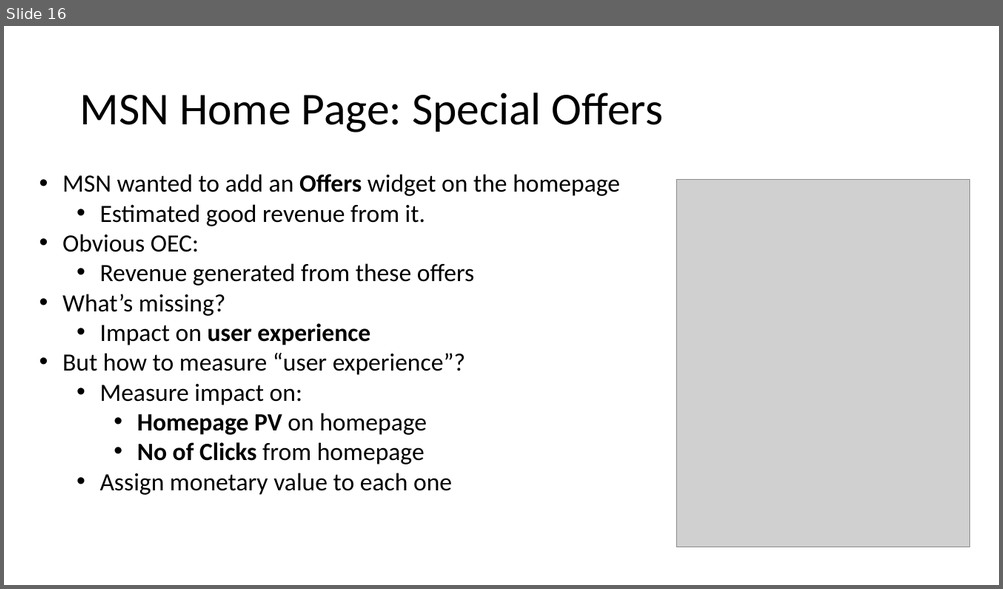
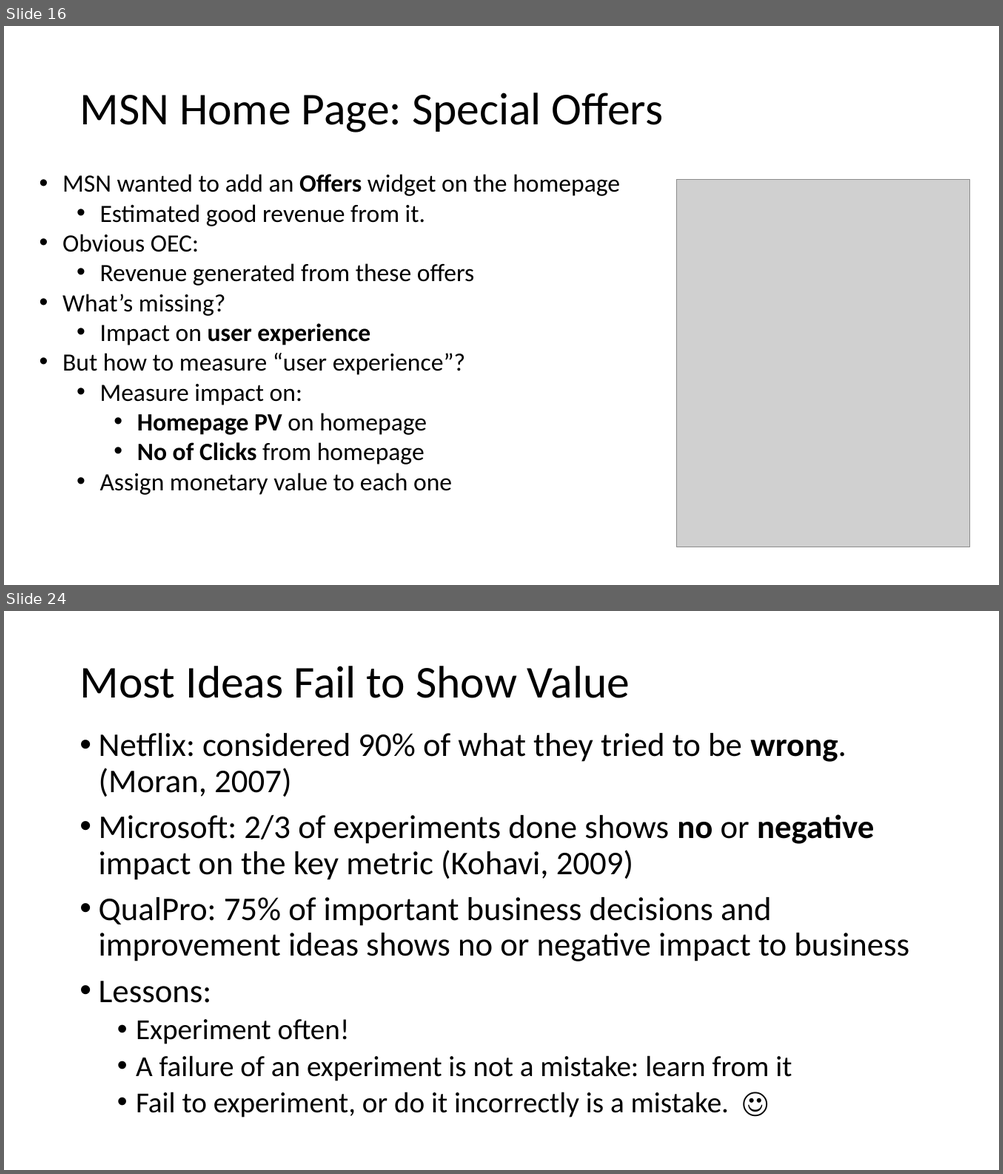
Before and after one commit to patng323/learn, a slide deck: FieldExperiments/AB Testing.pptx. Shown one above the other, each under a label of ours: slide 16 before the commit, slides 16 and 24 after it; the slides between them are not shown. The pictures are 1003x589 and 1003x1174 pixels, drawn with LibreOffice and Linux fonts; fonts in the diff are those of the drawing; grey boxes stand for pictures. Boxes give left, top, right and bottom in pixels: in the first picture for what was removed or moved away, otherwise in the second. Text is boxed around its words. In the diff, an @@ line names an element or a change of style, - is before the commit and + after.

```diff
--- a/FieldExperiments/AB Testing.pptx
+++ b/FieldExperiments/AB Testing.pptx
@@ slide 24 added at (x1=4, y1=611, x2=999, y2=1170), background #FFFFFF @@
@@ title added at (x1=79, y1=666, x2=629, y2=698), 44 pt, text #000000 @@
+Most Ideas Fail to Show Value
@@ text added at (x1=99, y1=733, x2=909, y2=1118), 32 pt, text #000000 @@
+• Netflix: considered 90% of what they tried to be wrong. (Moran, 2007)
+• Microsoft: 2/3 of experiments done shows no or negative impact on the key metric (Kohavi, 2009)
+• QualPro: 75% of important business decisions and improvement ideas shows no or negative impact to business
+• Lessons:
+  • Experiment often!
+  • A failure of an experiment is not a mistake: learn from it
+  • Fail to experiment, or do it incorrectly is a mistake. ☺
```
Also in this commit, not shown: 11 slides changed, 11 other slides added, 4 slides removed.
